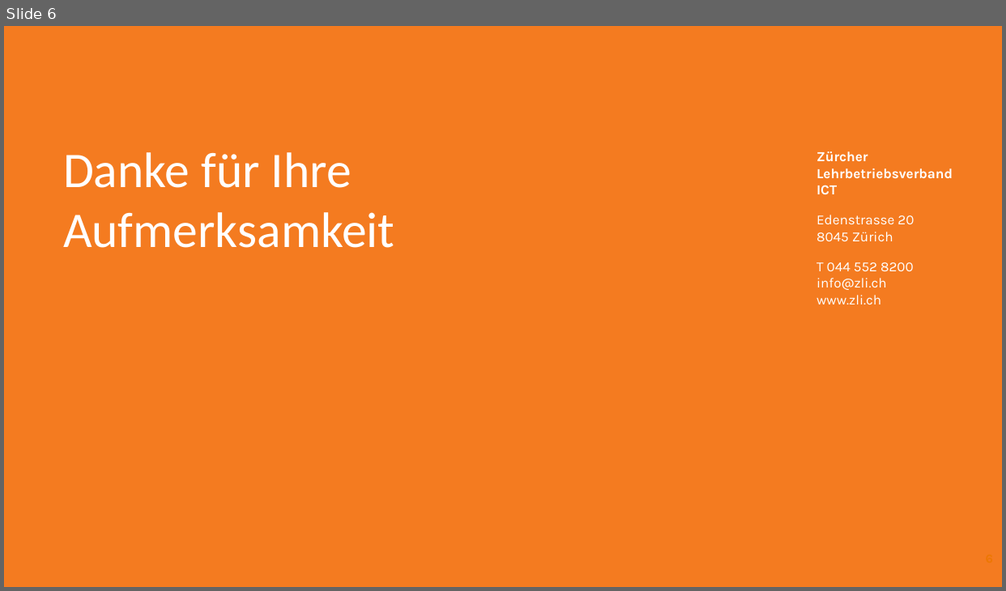
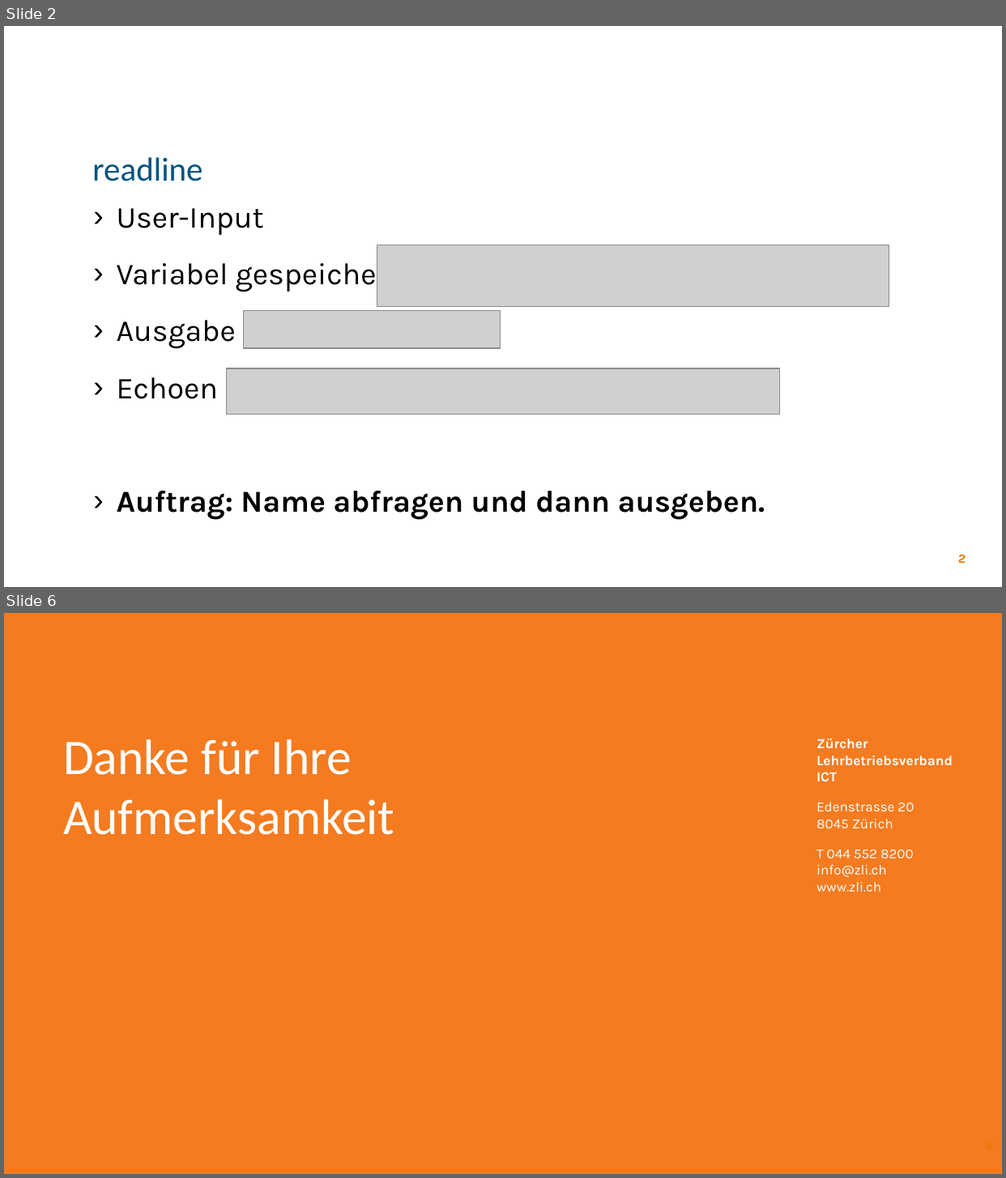
Before and after one commit to jonlanda/PHP-Kurs, a slide deck: 3_Mini_Projekt/Talking Ben Auftrag.pptx. Shown one above the other, each under a label of ours: slide 6 before the commit, slides 2 and 6 after it; the slides between them are not shown. The pictures are 1006x591 and 1006x1178 pixels, drawn with LibreOffice and Linux fonts; fonts in the diff are those of the drawing; grey boxes stand for pictures; background and template pictures are left out. Boxes give left, top, right and bottom in pixels: in the first picture for what was removed or moved away, otherwise in the second. Text is boxed around its words. In the diff, an @@ line names an element or a change of style, - is before the commit and + after.

```diff
--- a/3_Mini_Projekt/Talking Ben Auftrag.pptx
+++ b/3_Mini_Projekt/Talking Ben Auftrag.pptx
@@ slide 2 added at [4,26,1002,587], background #FFFFFF @@
@@ title added at [92,157,202,182], 24 pt, text #005380 @@
+readline
@@ text added at [117,208,765,520], 22 pt, text #000000 @@
+› User-Input
+› Variabel gespeichert
+› Ausgabe
+› Echoen
+› Auftrag: Name abfragen und dann ausgeben.
@@ picture added at [377,246,889,306] @@
@@ picture added at [244,311,500,349] @@
@@ picture added at [227,369,779,414] @@
@@ page number added at [958,554,965,563], 9 pt, text #ED7703, bold @@
+2
```
Also in this commit, not shown: 1 slide changed, 3 other slides added, 5 slides removed.
